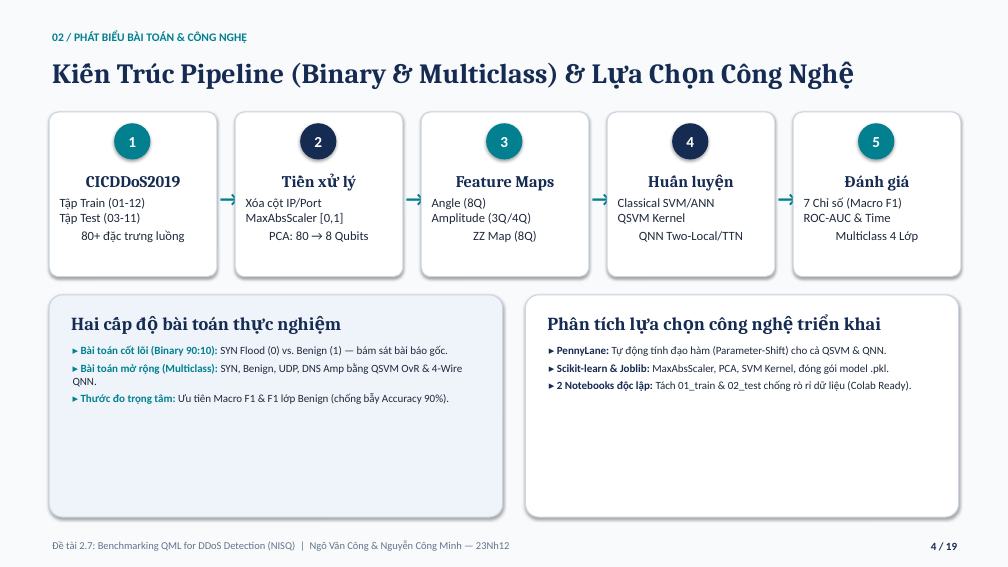
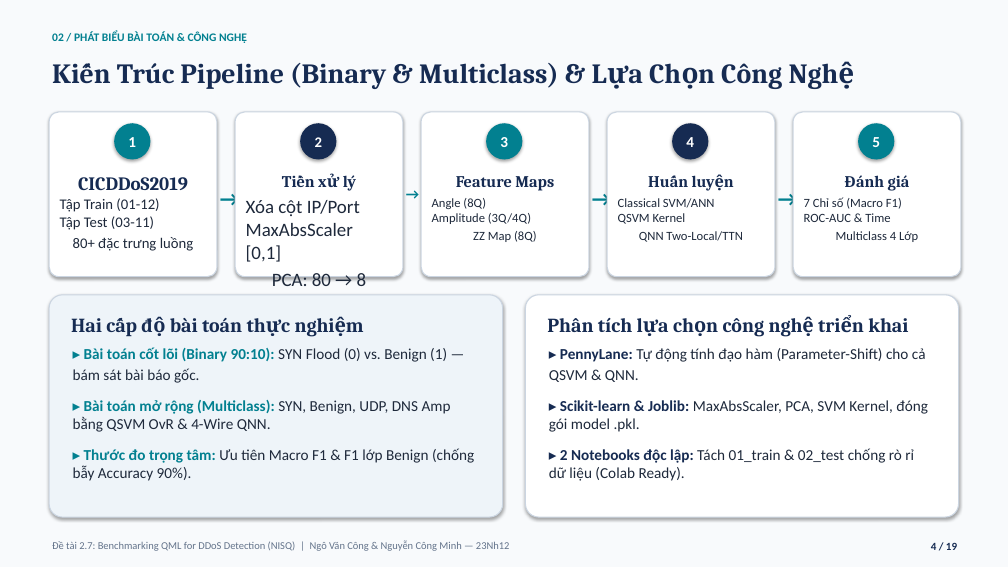
Before and after one commit to vcongggggg/qml-ddos, a slide deck: slide 4 of SLIDE_BAO_CAO_CUOI_KY_MHMM_DeTai_2_7_QML_DDoS_Cong_Minh.pptx. Drawn at 1008x567 pixels with LibreOffice and Linux fonts; fonts in the diff are those of the drawing. Boxes give left, top, right and bottom in pixels: in the first picture for what was removed or moved away, otherwise in the second. Text is boxed around its words. In the diff, an @@ line names an element or a change of style, - is before the commit and + after.

Commit message:
style(slides): enlarge typography across all cards and optimize paragraph spacing for balanced visual weight

```diff
--- a/SLIDE_BAO_CAO_CUOI_KY_MHMM_DeTai_2_7_QML_DDoS_Cong_Minh.pptx
+++ b/SLIDE_BAO_CAO_CUOI_KY_MHMM_DeTai_2_7_QML_DDoS_Cong_Minh.pptx
@@ text "CICDDoS2019" at bbox=[78, 177, 188, 190]: size 15.5 to 18 pt @@
@@ text "Tập Train (01-12) Tập Test ..." at bbox=[60, 198, 193, 251]: size 12 to 14 pt; more space between paragraphs @@
@@ text "Xóa cột IP/Port MaxAbsScaler [0,1] ..." at bbox=[246, 200, 367, 319]: size 12 to 18 pt @@
@@ text "→" at bbox=[403, 180, 421, 210]: size 20 to 14 pt; more space between paragraphs @@
@@ text "Hai cấp độ bài toán ..." at bbox=[71, 318, 242, 332]: size 17.5 to 19 pt @@
@@ text "Phân tích lựa chọn công ..." at bbox=[547, 318, 908, 337]: size 17.5 to 19 pt @@
@@ text "▸ Bài toán cốt lõi ..." at bbox=[73, 347, 474, 481]: size 10.5 to 14.5 pt; more space between paragraphs @@
@@ text "▸ PennyLane: Tự động tính ..." at bbox=[549, 348, 928, 481]: size 10.5 to 14.5 pt; more space between paragraphs @@
```
Also in this commit, not shown: 14 other slides changed, 1 other file.
